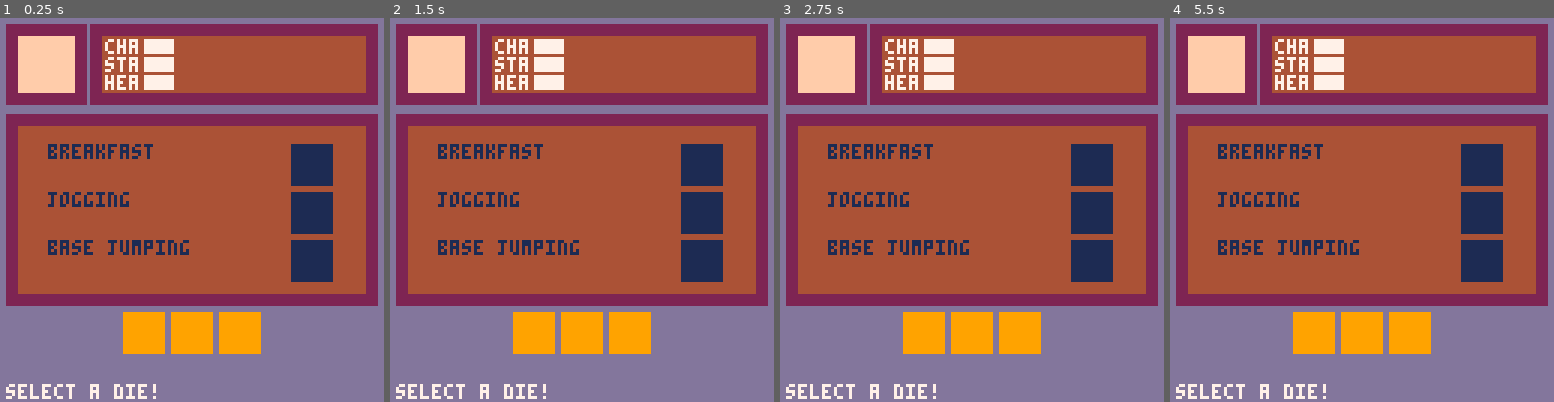
Above: before the commit, frames 1-4 (left to right).
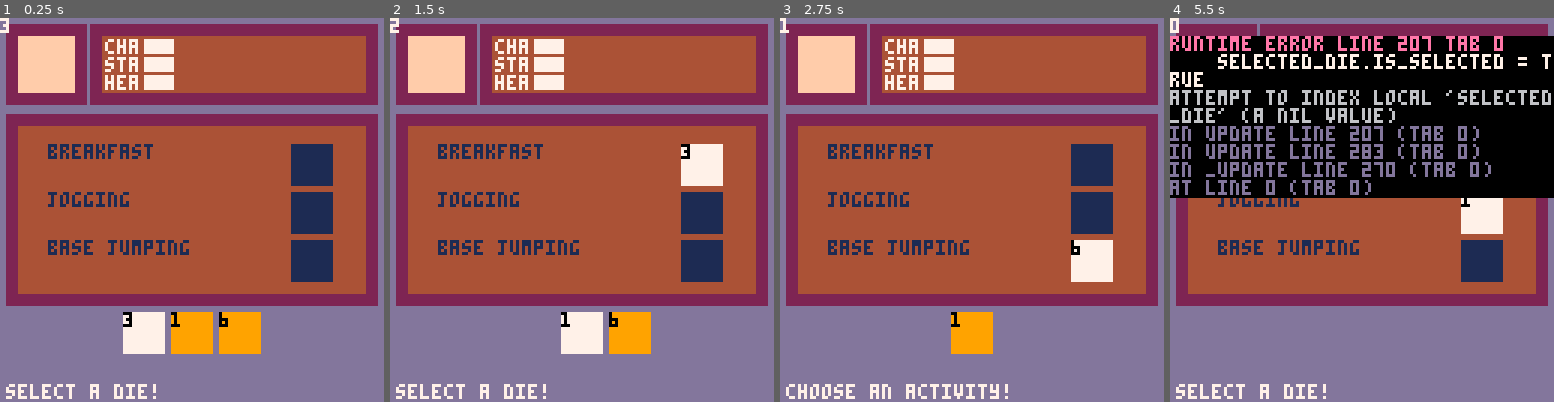
Above: after the commit, the same moments.

Repository: shen-sat/roll
Game: PICO-8 cartridge game.p8
The game is run twice, just before and just after one commit, with the same random seed, the same clock (stepped at 60 frames per second) and the same inputs.
Inputs:
- Up to frame 1 (0.25 s): no input
- Up to frame 2 (1.5 s): tap X (X key) at 0.33, 1.07 s
- Up to frame 3 (2.75 s): hold Right 1.6-2.1 s; tap X (X key) at 1.85 s; hold Up 2.15-2.42 s; hold Right from 2.47 s (still down)
- Up to frame 4 (5.5 s): tap X (X key) at 2.97, 4.08, 5.2 s; release Right at 3.03 s; hold Left 3.08-3.58 s; hold Down 3.63-3.97 s; hold Right 4.02-4.68 s; hold Up 4.73-5.03 s; hold Left from 5.08 s (still down)

The runs differ from the first frame. In frame 1, 1.4% of the frame differs, in the area x 0-60%, y 0-88%; in frame 2, 3.7%; in frame 3, 4.4%; in frame 4, 47%, in the area x 0-100%, y 0-88%.
Error after the commit: runtime error line 207 tab 0; selected_die.is_selected = true; attempt to index local 'selected_die' (a nil value)

Commit message:
Can pick die and it is removed from dice

Diff:
--- /dev/null
+++ b/controller.lua
@@ -0,0 +1,71 @@
+controller = {
+	update = function(self)
+		if dice_select_phase then
+			-- check all dice for is_selected flag
+			local index
+			for i=1,#dice,1 do
+				if dice[i].is_selected then index = i end
+			end
+
+			local selected_die
+			if index then
+				selected_die = dice[index]
+			else
+				index = 1
+				selected_die = dice[index]
+				selected_die.is_selected = true
+			end
+
+			if btnp(1) then
+				selected_die.is_selected = false
+				index = (index + 1) % #dice
+				if index == 0 then index = #dice end
+				selected_die = dice[index]
+				selected_die.is_selected = true
+			elseif btnp(0) then
+				selected_die.is_selected = false
+				index = (index - 1) % #dice
+				if index == 0 then index = #dice end
+				selected_die = dice[index]
+				selected_die.is_selected = true
+			elseif btnp(5) then
+				todo_list.die = selected_die
+				dice = remove_element(selected_die, dice)
+				dice_select_phase = false
+				activity_select_phase = true
+			end
+		elseif activity_select_phase then
+			local index
+			for i=1,#activities,1 do
+				if activities[i].is_selected then index = i end
+			end
+
+			local selected_activity
+			if index then
+				selected_activity = activities[index]
+			else
+				index = 1
+				selected_activity = activities[index]
+				selected_activity.is_selected = true
+			end
+
+			if btnp(3) then
+				selected_activity.is_selected = false
+				index = (index + 1) % #activities
+				if index == 0 then index = #activities end
+				selected_activity = activities[index]
+				selected_activity.is_selected = true
+			elseif btnp(2) then
+				selected_activity.is_selected = false
+				index = (index - 1) % #activities
+				if index == 0 then index = #activities end
+				selected_activity = activities[index]
+				selected_activity.is_selected = true
+			elseif btnp(5) then
+				-- submit die score with activity
+				dice_select_phase = true
+				activity_select_phase = false
+			end
+		end
+	end
+}
--- a/dice.lua
+++ b/dice.lua
@@ -1,21 +1,41 @@
-d1 = {
-  x0 = 41,
-  y0 = 98,
-  score = 1,
-  width = 14
-}
-d2 = {
-  x0 = 57,
-  y0 = 98,
-  score = 1,
-  width = 14
+-- d1 = {
+--   x0 = 41,
+--   y0 = 98,
+--   score = 3,
+--   width = 14,
+--   is_selected = false
+-- }
+-- d2 = {
+--   x0 = 57,
+--   y0 = 98,
+--   score = 1,
+--   width = 14,
+--   is_selected = false
 
-}
-d3 = {
-  x0 = 73,
-  y0 = 98,
-  score = 1,
-  width = 14
-}
+-- }
+-- d3 = {
+--   x0 = 73,
+--   y0 = 98,
+--   score = 6,
+--   width = 14,
+--   is_selected = false
+-- }
+
+make_die = function(x, y, score)
+  local die = {
+    x0 = x,
+    y0 = y,
+    score = score,
+    width = 14,
+    is_selected = false
+  }
+
+  return die
+end
+
+d1 = make_die(41,98,3)
+d2 = make_die(57,98,1)
+d3 = make_die(73,98,6)
+
 
 dice = { d1, d2, d3 }
--- a/game.p8
+++ b/game.p8
@@ -8,6 +8,9 @@
  #include todo_list.lua
  #include dice.lua
  #include instructions.lua
+ #include controller.lua
+ dice_select_phase = true
+ activity_select_phase = false
 
  start_game()
 end
@@ -26,7 +29,8 @@
 end
 
 function start_game_update()
-
+  controller:update()
+  instructions:update()
 end
 
 function start_game_draw()
@@ -35,9 +39,15 @@
   stats:draw()
   todo_list:draw()
   for die in all(dice) do
+    if die.is_selected then pal(9,7) end
     rectfill(die.x0,die.y0,calculate_x1(die.x0, die.width),calculate_y1(die.y0,die.width),9)
+    print(die.score,die.x0,die.y0,0)
+    pal()
   end
-  print(instructions, 2, 128 - 6, 7)
+  print(instructions.text, 2, 128 - 6, 7)
+  -- local foobar = {1,2}
+  -- foobar.remove(foobar[1])
+  print(#dice,0,0,7)
 end
 
 function calculate_x1(x0, width)
@@ -46,6 +56,17 @@
 
 function calculate_y1(y0, height)
   return y0 + height - 1
+end
+
+function remove_element(e,t)
+  local new_table = {}
+  for i=1,#t,1 do
+    if not (e == t[i]) then
+      add(new_table,t[i])
+    end
+  end
+
+  return new_table
 end
 
 
--- a/instructions.lua
+++ b/instructions.lua
@@ -1 +1,10 @@
-instructions = 'select a die!'
+instructions = {
+	text,
+	update = function(self)
+		if dice_select_phase then
+			self.text = 'select a die!'
+		elseif activity_select_phase then
+			self.text = 'choose an activity!'
+		end
+	end
+}
--- a/todo_list.lua
+++ b/todo_list.lua
@@ -1,13 +1,16 @@
 breakfast = {
-  text = 'breakfast'
+  text = 'breakfast',
+  is_selected = false
 }
 
 jogging = {
-  text = 'jogging'
+  text = 'jogging',
+  is_selected = false
 }
 
 base_jumping = {
-  text = 'base jumping'
+  text = 'base jumping',
+  is_selected = false
 }
 
 activities = { breakfast, jogging, base_jumping }
@@ -32,6 +35,7 @@
   dice_x_border = 95,
   dice_width = 14,
   activities = activities,
+  die,
   draw = function(self)
     -- back panel
     rectfill(self.x0,self.y0,self:x1(),self:y1(),self.back_col)
@@ -41,7 +45,13 @@
 
     for activity in all(self.activities) do
       print(activity.text, self.x0 + self.activities_x_border, activity_y0, 1)
-      rectfill(self.x0 + self.dice_x_border,activity_y0, calculate_x1(self.x0 + self.dice_x_border, self.dice_width),calculate_y1(activity_y0, self.dice_width),1)
+      -- dice holes
+      local die_x0 = self.x0 + self.dice_x_border
+      rectfill(die_x0,activity_y0, calculate_x1(die_x0, self.dice_width),calculate_y1(activity_y0, self.dice_width),1)
+      if activity.is_selected then
+        rectfill(die_x0,activity_y0, calculate_x1(die_x0, self.dice_width),calculate_y1(activity_y0, self.dice_width),7)
+        print(self.die.score, die_x0, activity_y0, 0)
+      end
       activity_y0 += 16
     end
   end
Not shown, changed: TODO.txt
